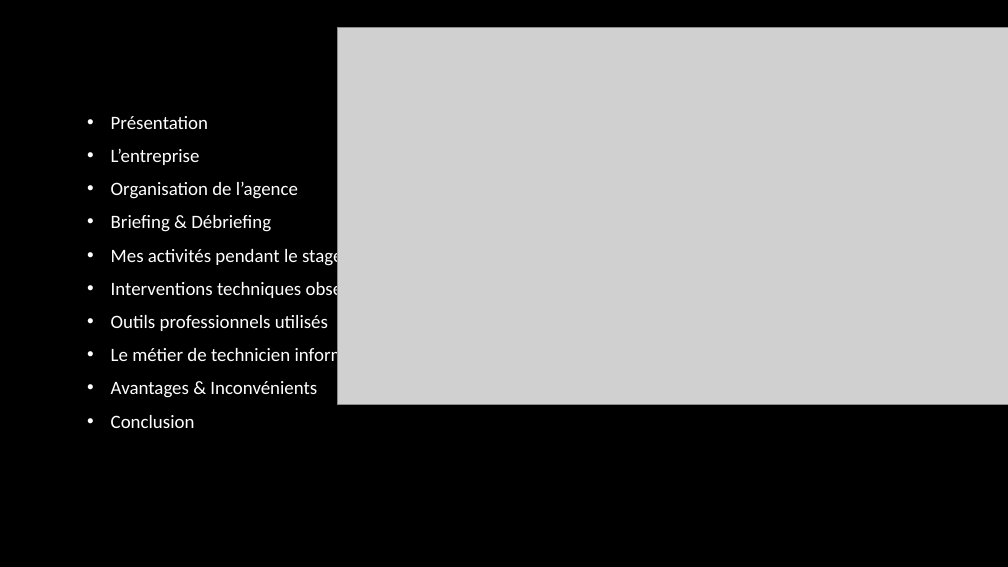
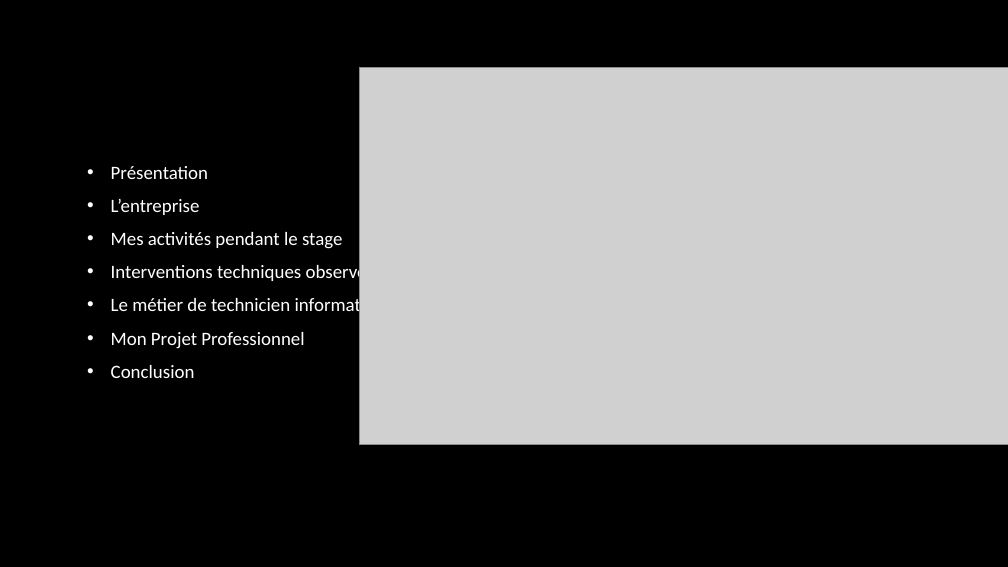
Before and after one commit to dneau-dev/oral_de_stage, a slide deck: slide 2 of Présentation_et_oral_de_stage_de_3eme_final.pptx. Drawn at 1008x567 pixels with LibreOffice and Linux fonts; fonts in the diff are those of the drawing; grey boxes stand for pictures; background and template pictures are left out. Boxes give left, top, right and bottom in pixels: in the first picture for what was removed or moved away, otherwise in the second. Text is boxed around its words. In the diff, an @@ line names an element or a change of style, - is before the commit and + after.

```diff
--- a/Présentation_et_oral_de_stage_de_3eme_final.pptx
+++ b/Présentation_et_oral_de_stage_de_3eme_final.pptx
@@ picture: place and size @@
-picture at bbox=[337, 27, 1008, 405]
+picture at bbox=[359, 67, 1008, 445]
@@ text at bbox=[111, 182, 298, 232]: paragraphs removed @@
-• Organisation de l’agence
-• Briefing & Débriefing
@@ text at bbox=[111, 315, 328, 331]: paragraph removed @@
-• Outils professionnels utilisés
@@ text at bbox=[111, 332, 304, 349]: text changed @@
-• Avantages & Inconvénients
+• Mon Projet Professionnel
```
Also in this commit, not shown: 5 other slides changed, 1 slide added, 5 slides removed.
